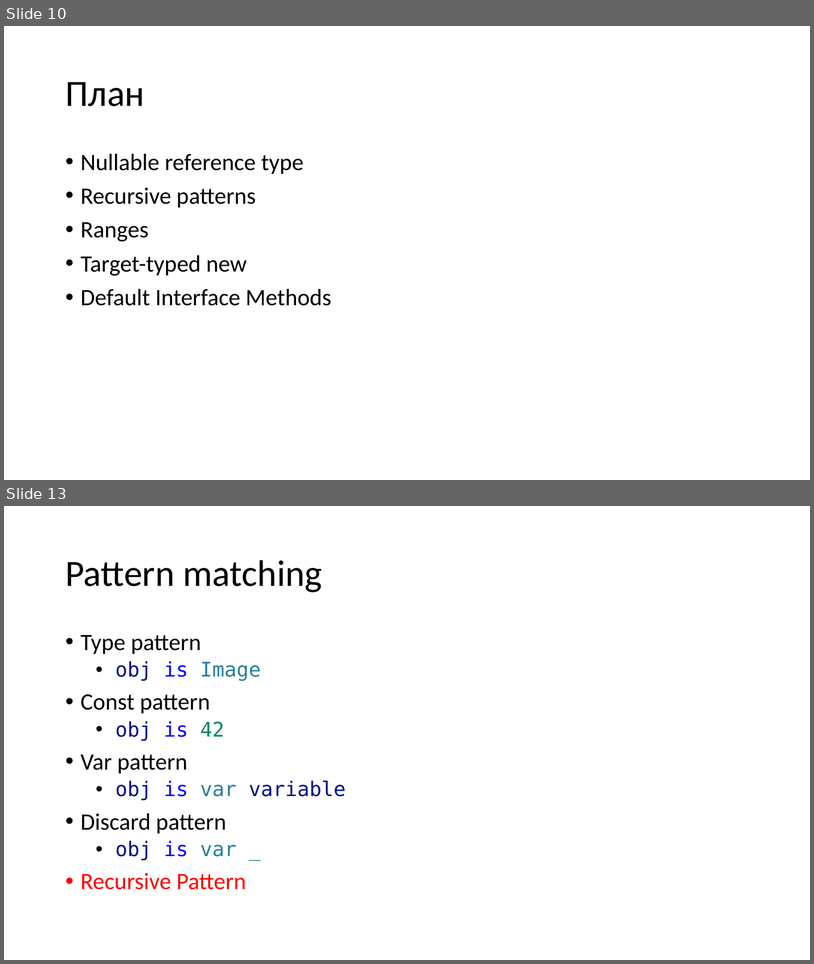
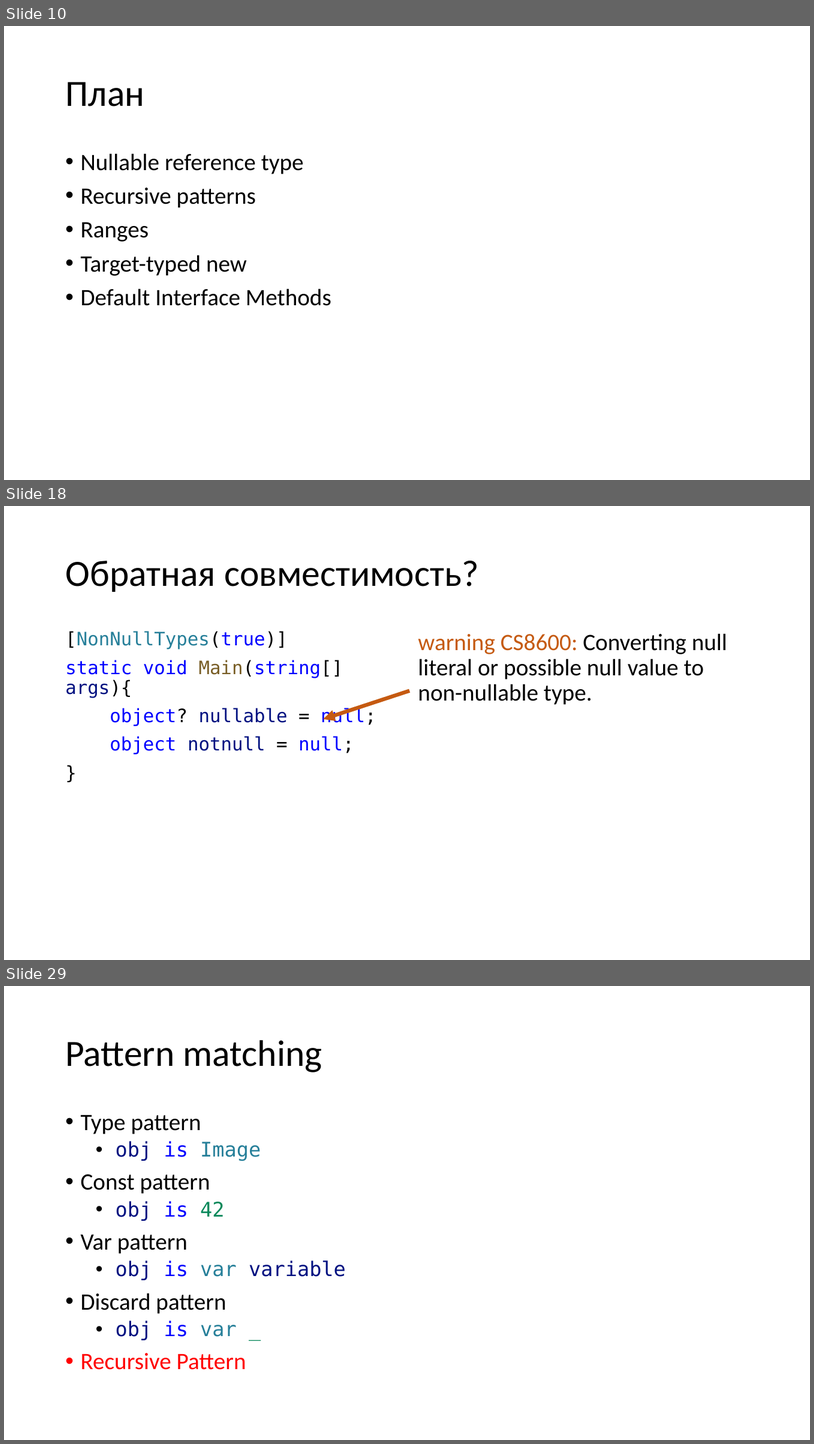
Before and after one commit to kugushev/presentations, a slide deck: Presentation.pptx. Shown one above the other, each under a label of ours: slides 10 and 13 before the commit, slides 10, 18 and 29 after it; the slides between them are not shown. The pictures are 814x964 and 814x1444 pixels, drawn with LibreOffice and Linux fonts; fonts in the diff are those of the drawing. Boxes give left, top, right and bottom in pixels: in the first picture for what was removed or moved away, otherwise in the second. Text is boxed around its words. In the diff, an @@ line names an element or a change of style, - is before the commit and + after.

Commit message:
add nullable reference types

```diff
--- a/Presentation.pptx
+++ b/Presentation.pptx
@@ slide 18 added at (4,506,810,960), background #FFFFFF @@
@@ title added at (65,561,479,592), 44 pt, text #000000 @@
+Обратная совместимость?
@@ text added at (65,631,377,754), 22 pt, text #0000FF @@
+[NonNullTypes(true)]
+static void Main(string[] args){
+object? nullable = null;
+object notnull = null;
+}
@@ text added at (418,633,728,705), 28 pt, text #000000 @@
+warning CS8600: Converting null literal or possible null value to non-nullable type.
@@ arrow added from (410, 691) to (323, 719), #C55A11 4.5 pt @@
@@ what was slide 13 is now slide 29 @@
```
Also in this commit, not shown: 2 slides changed, 16 other slides added, 1 slide removed, 3 other files.
